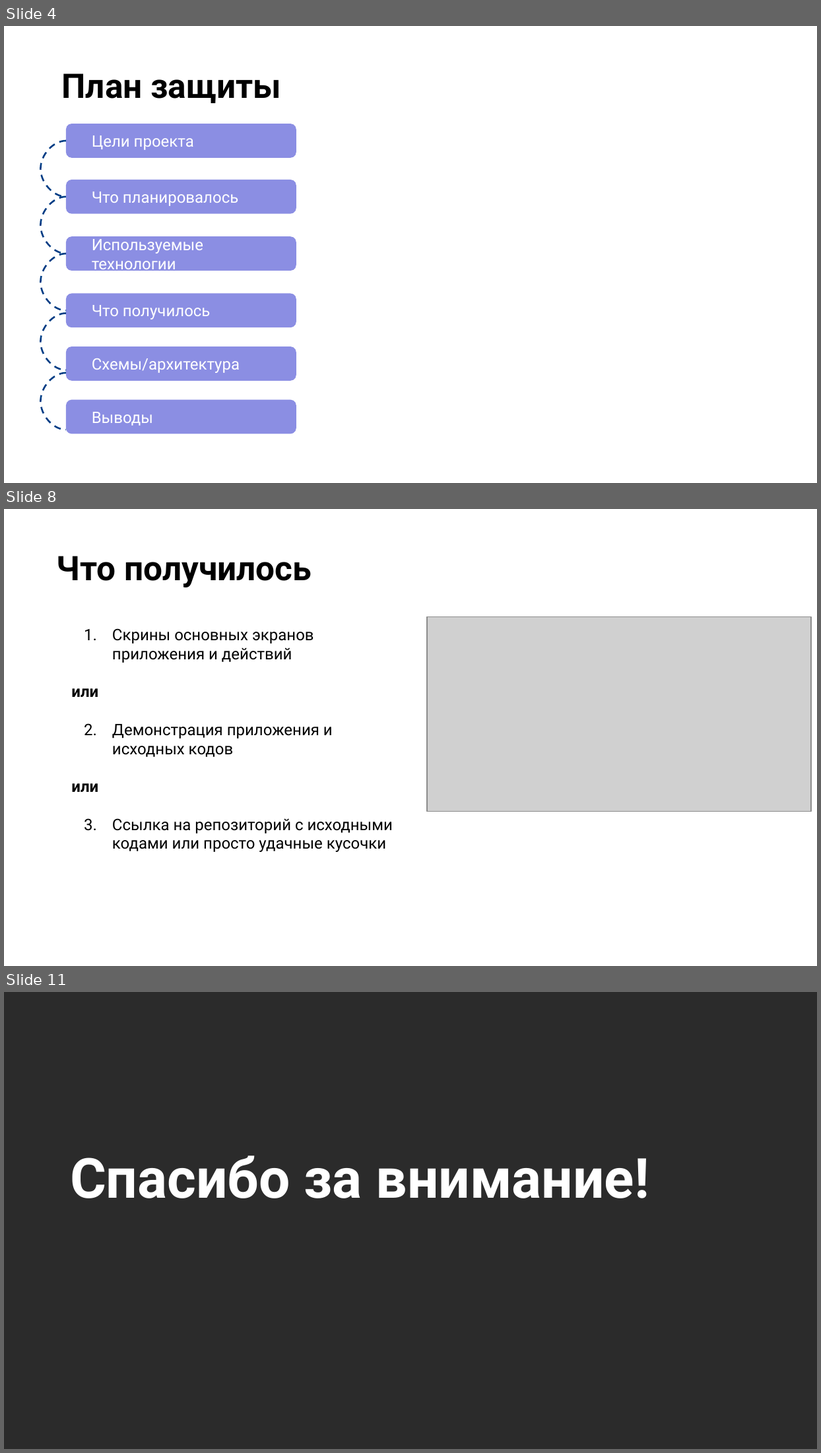
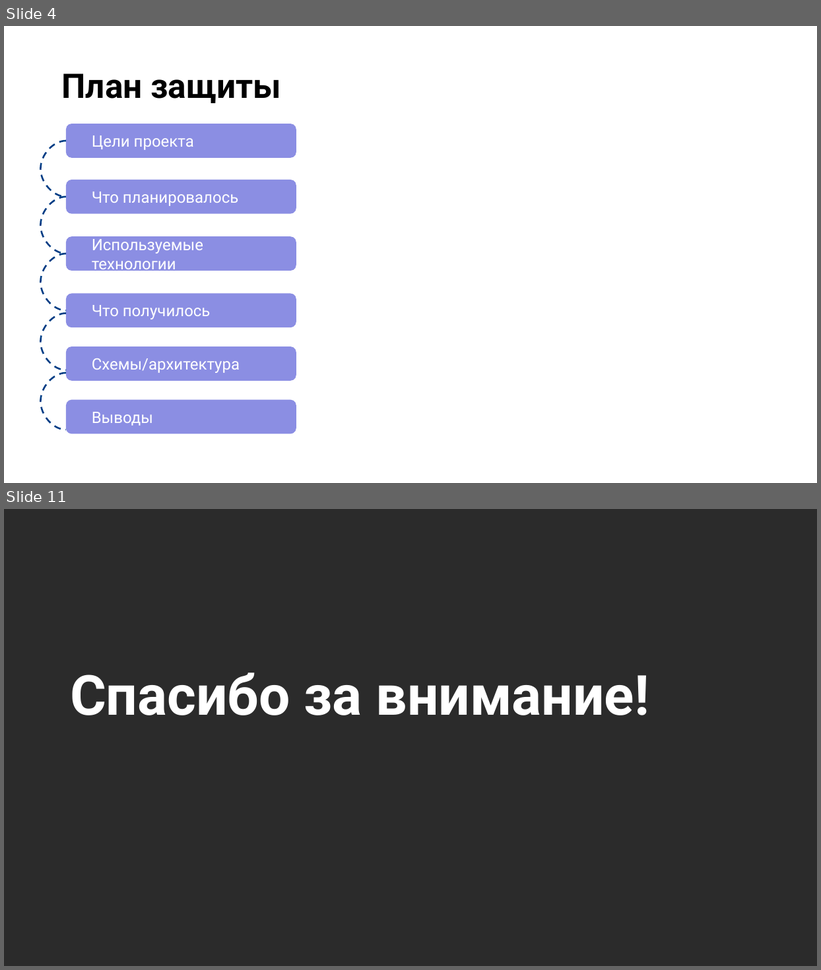
Before and after one commit to pssukhotyu/otus, a slide deck: project/Презентация.pptx. Shown one above the other, each under a label of ours: slides 4, 8 and 11 before the commit, slides 4 and 11 after it; the slides between them are not shown. The pictures are 821x1453 and 821x970 pixels, drawn with LibreOffice and Linux fonts; fonts in the diff are those of the drawing; grey boxes stand for pictures; background and template pictures are left out; a plain dark background stands for a picture behind light text. Boxes give left, top, right and bottom in pixels: in the first picture for what was removed or moved away, otherwise in the second. Text is boxed around its words. In the diff, an @@ line names an element or a change of style, - is before the commit and + after.

```diff
--- a/project/Презентация.pptx
+++ b/project/Презентация.pptx
@@ slide 8 removed at [4,509,817,966], background picture (left out) @@
@@ title removed at [57,556,312,588] @@
-Что получилось
@@ picture removed at [427,617,811,813] @@
@@ text removed at [71,628,393,852] @@
-1. Скрины основных экранов приложения и действий
-или
-1. Демонстрация приложения и исходных кодов
-или
-1. Ссылка на репозиторий с исходными кодами или просто удачные кусочки
```
Also in this commit, not shown: 5 slides changed, 1 slide added, 5 other files.
